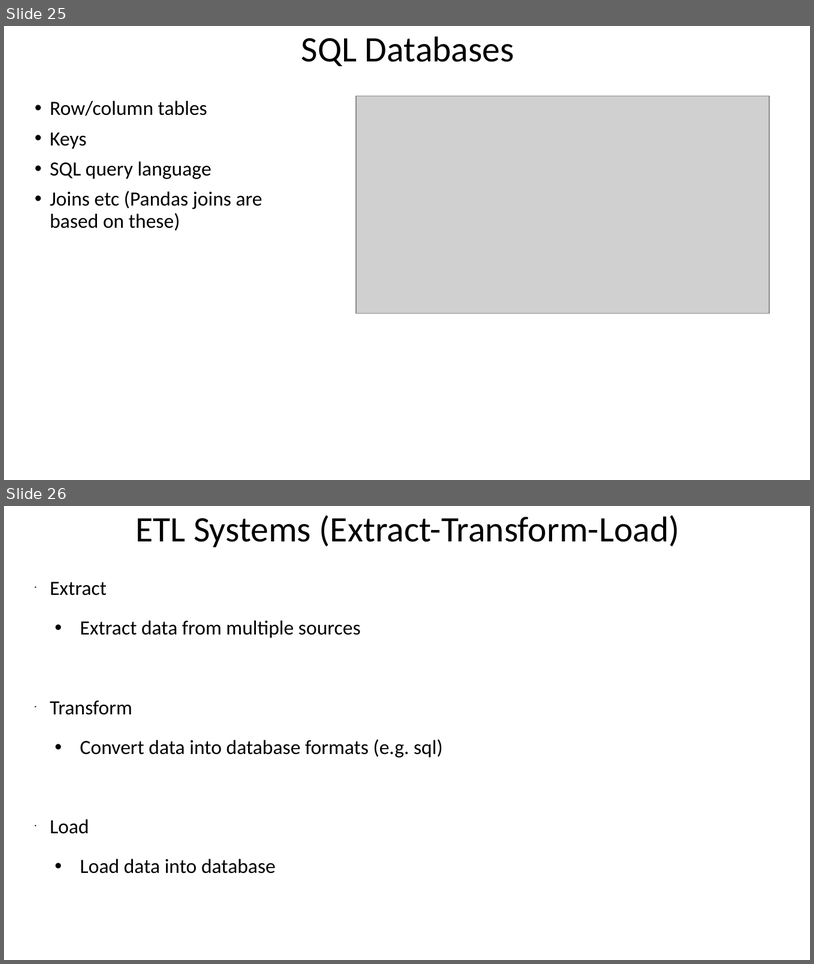
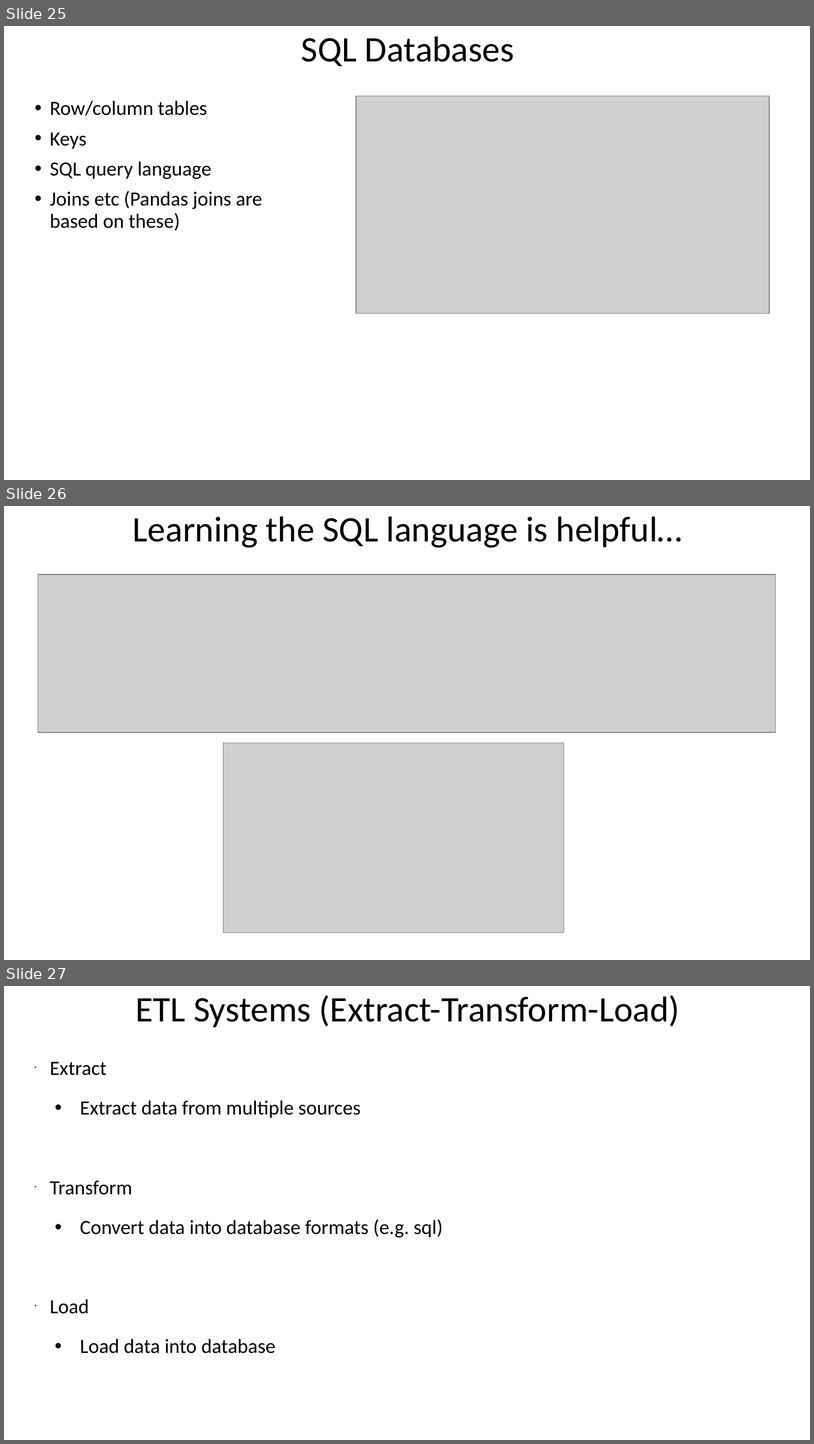
Before and after one commit to bodacea/datascienceforbeginners, a slide deck: Session 10 handling bigger data.pptx. Shown one above the other, each under a label of ours: slides 25 and 26 before the commit, slides 25, 26 and 27 after it. The pictures are 814x964 and 814x1444 pixels, drawn with LibreOffice and Linux fonts; fonts in the diff are those of the drawing; grey boxes stand for pictures. Boxes give left, top, right and bottom in pixels: in the first picture for what was removed or moved away, otherwise in the second. Text is boxed around its words. In the diff, an @@ line names an element or a change of style, - is before the commit and + after.

```diff
--- a/Session 10 handling bigger data.pptx
+++ b/Session 10 handling bigger data.pptx
@@ slide 26 added at (x1=4, y1=506, x2=810, y2=960), background #FFFFFF @@
@@ title added at (x1=133, y1=516, x2=683, y2=548), 32 pt, text #000000 @@
+Learning the SQL language is helpful…
@@ picture added at (x1=38, y1=574, x2=776, y2=733) @@
@@ picture added at (x1=224, y1=743, x2=564, y2=933) @@
@@ what was slide 26 is now slide 27 @@
```
Also in this commit, not shown: 3 slides changed, 1 other slide added, 1 slide removed.
